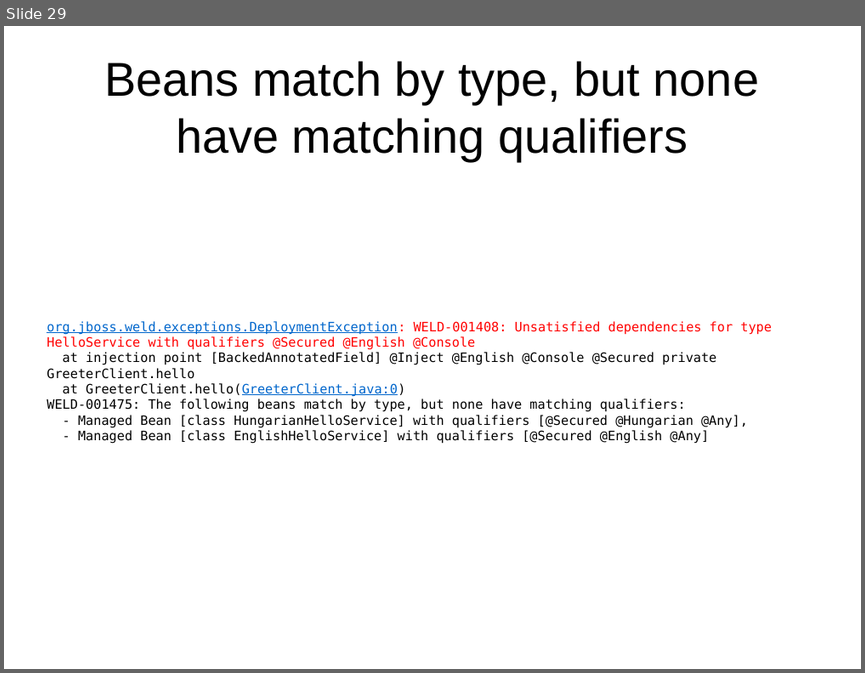
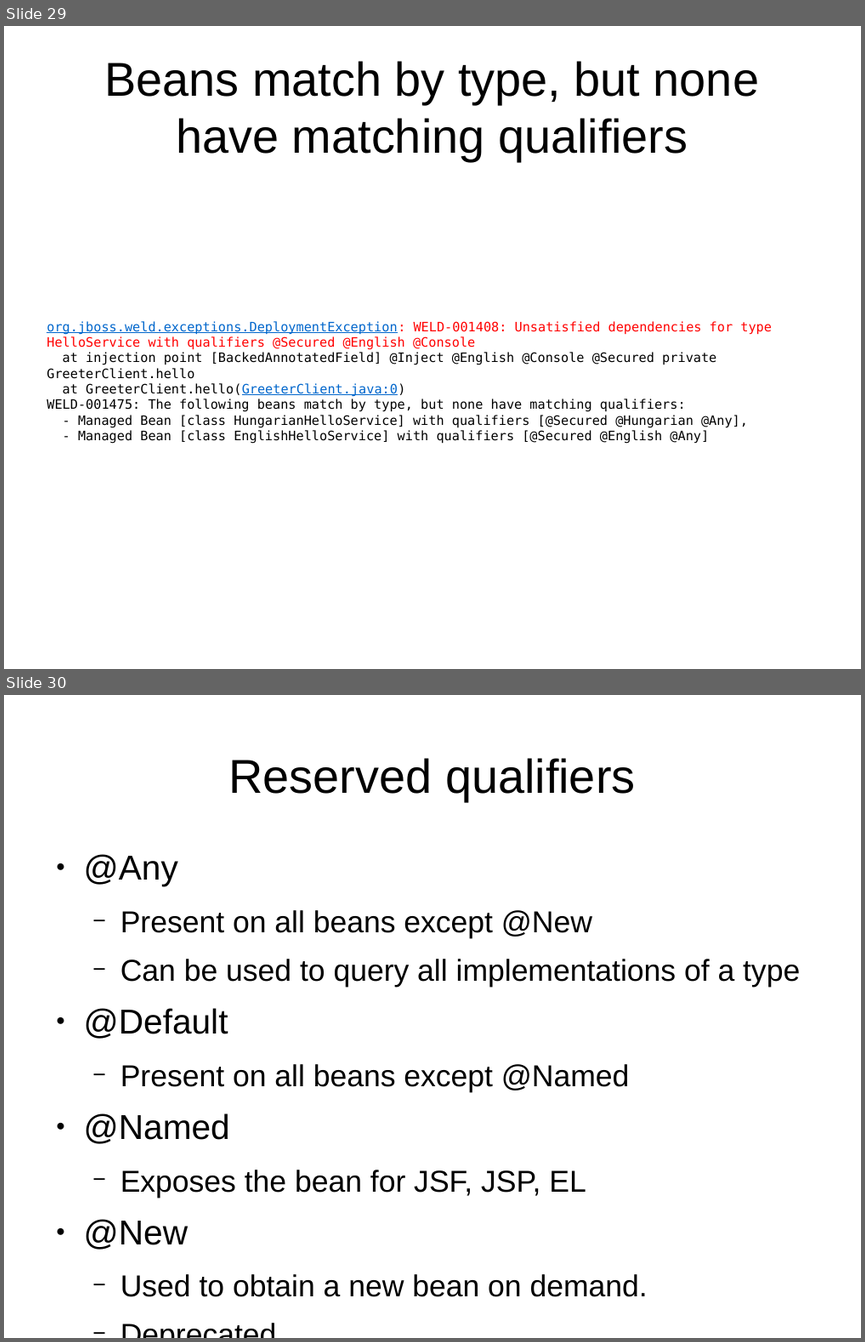
Before and after one commit to FrigoCoder/CDI, a slide deck: CDI.odp. Shown one above the other, each under a label of ours: slide 29 before the commit, slides 29 and 30 after it. The pictures are 865x673 and 865x1342 pixels, drawn with LibreOffice and Linux fonts; fonts in the diff are those of the drawing. Boxes give left, top, right and bottom in pixels: in the first picture for what was removed or moved away, otherwise in the second. Text is boxed around its words. In the diff, an @@ line names an element or a change of style, - is before the commit and + after.

Commit message:
Reserved qualifiers

```diff
--- a/CDI.odp
+++ b/CDI.odp
@@ slide 30 added at <box>4,695,861,1338</box>, background #FFFFFF @@
@@ title added at <box>229,758,635,801</box>, 44 pt, text #000000 @@
+Reserved qualifiers
@@ text added at <box>84,854,800,1297</box>, 28 pt, text #000000 @@
+● @Any
+  − Present on all beans except @New
+  − Can be used to query all implementations of a type
+● @Default
+  − Present on all beans except @Named
+● @Named
+  − Exposes the bean for JSF, JSP, EL
+● @New
+  − Used to obtain a new bean on demand.
+  − Deprecated
```
